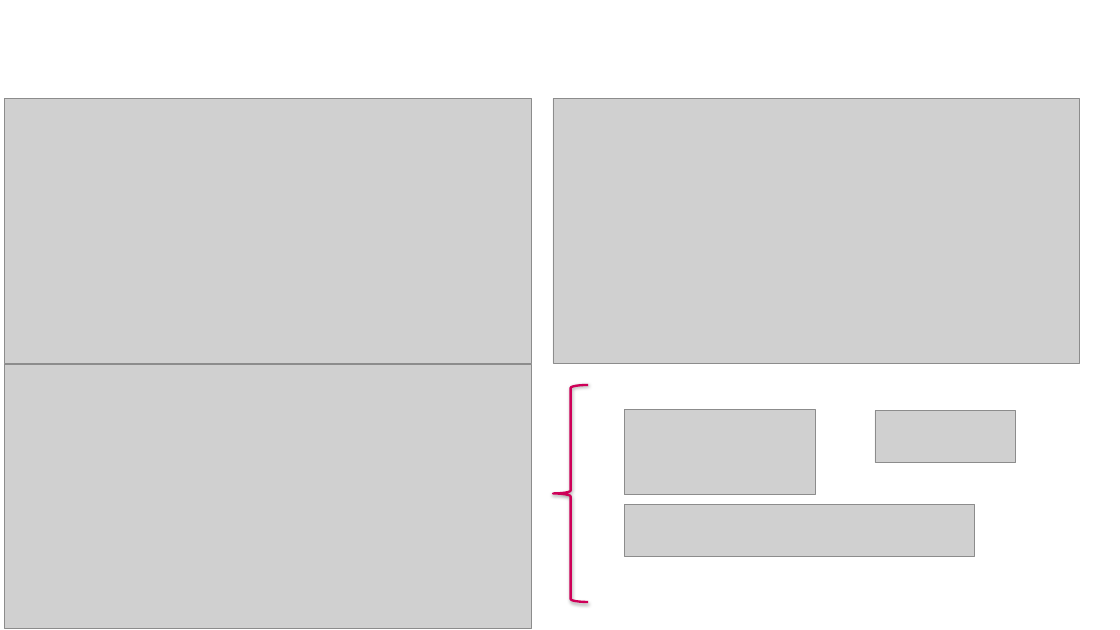
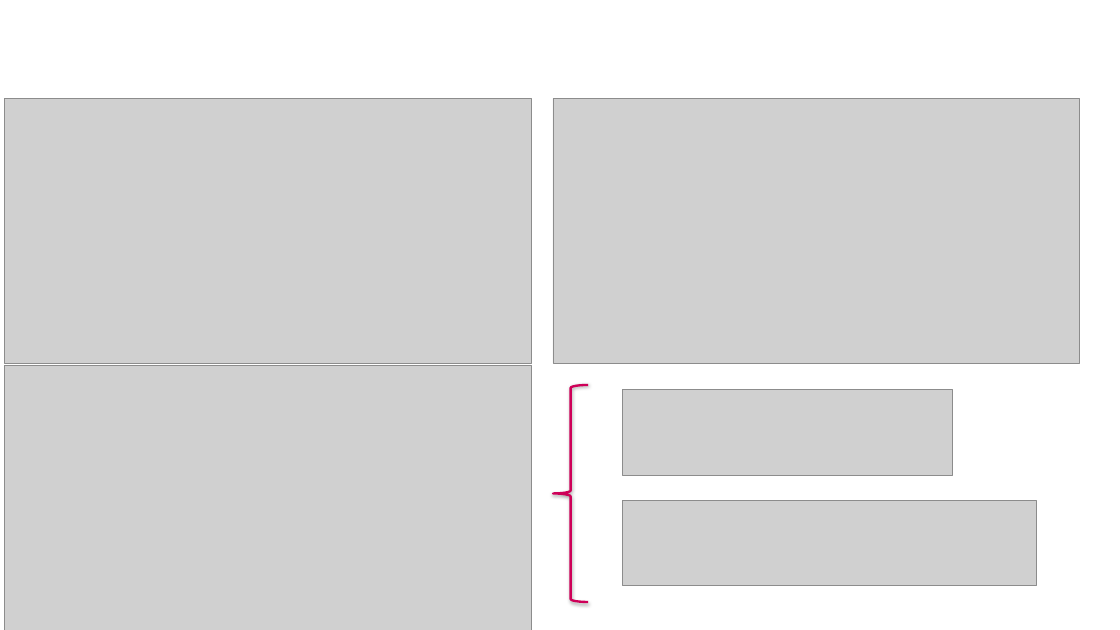
Before and after one commit to jeanPROangeles/IndicadoresFinanciera, a slide deck: slide 13 of Indicadores/Operaciones & Canales - Business Partner.pptx. Drawn at 1120x630 pixels with LibreOffice and Linux fonts; fonts in the diff are those of the drawing; grey boxes stand for pictures; background and template pictures are left out. Boxes give left, top, right and bottom in pixels: in the first picture for what was removed or moved away, otherwise in the second. Text is boxed around its words. In the diff, an @@ line names an element or a change of style, - is before the commit and + after.

```diff
--- a/Indicadores/Operaciones & Canales - Business Partner.pptx
+++ b/Indicadores/Operaciones & Canales - Business Partner.pptx
@@ picture added at box(623, 390, 952, 476) @@
@@ picture removed at box(624, 409, 815, 495) @@
@@ picture removed at box(875, 411, 1017, 463) @@
@@ picture: place and size @@
-picture at box(624, 504, 975, 556)
+picture at box(623, 501, 1036, 586)
```
Also in this commit, not shown: 13 other slides changed, 11 other files.
